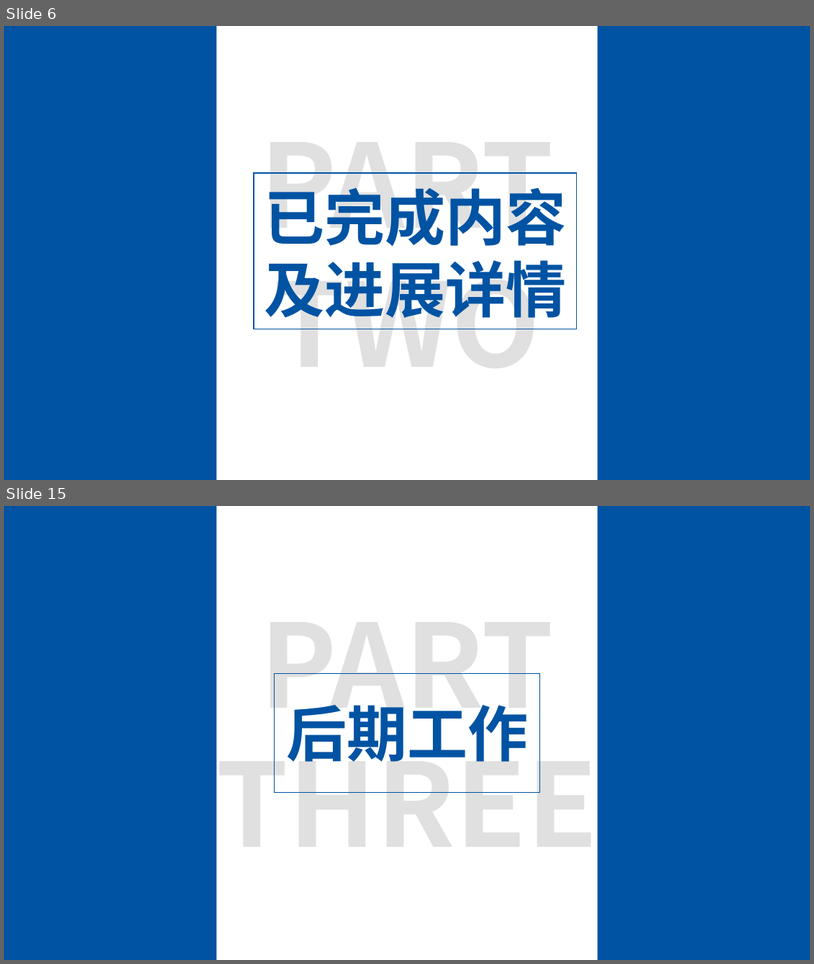
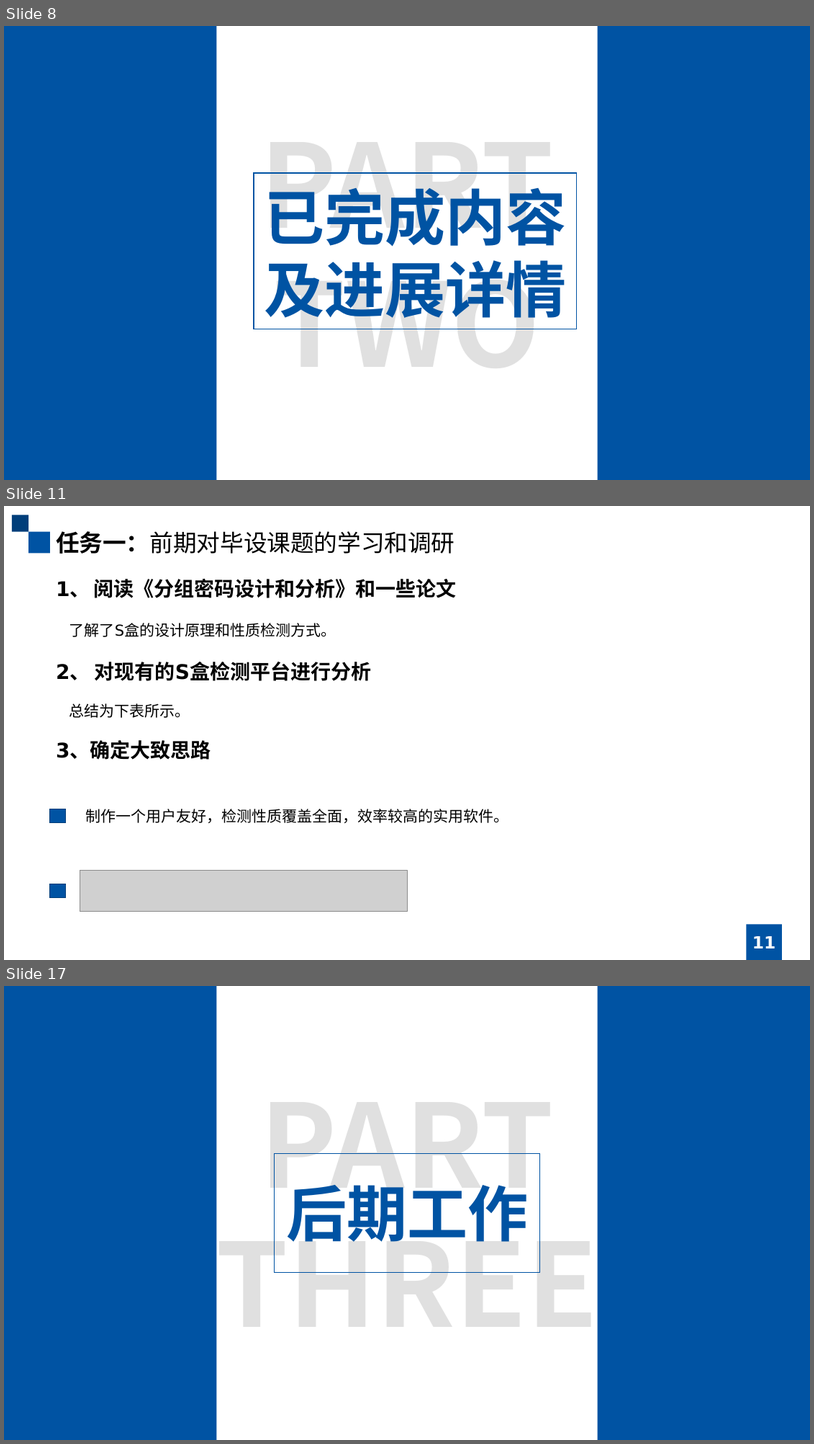
Before and after one commit to GRHun/SBoxDetection, a slide deck: doc/中期答辩.pptx. Shown one above the other, each under a label of ours: slides 6 and 15 before the commit, slides 8, 11 and 17 after it; the slides between them are not shown. The pictures are 814x964 and 814x1444 pixels, drawn with LibreOffice and Linux fonts; fonts in the diff are those of the drawing; grey boxes stand for pictures. Boxes give left, top, right and bottom in pixels: in the first picture for what was removed or moved away, otherwise in the second. Text is boxed around its words. In the diff, an @@ line names an element or a change of style, - is before the commit and + after.

```diff
--- a/doc/中期答辩.pptx
+++ b/doc/中期答辩.pptx
@@ slide 11 added at [4,506,810,960], background #FFFFFF @@
@@ rectangle added at [12,515,28,532], fill #003E7A @@
@@ rectangle added at [28,531,50,553], fill #0053A3 @@
@@ text added at [56,531,455,554], 28 pt, text #000000 @@
+任务一：前期对毕设课题的学习和调研
@@ text added at [56,579,457,759], 24 pt, text #000000, bold @@
+1、 阅读《分组密码设计和分析》和一些论文
+了解了S盒的设计原理和性质检测方式。
+2、 对现有的S盒检测平台进行分析
+总结为下表所示。
+3、确定大致思路
@@ rectangle added at [50,809,65,823], fill #0053A3, outline #003D79 1 pt @@
@@ text added at [85,808,509,823], 18 pt, text #000000 @@
+制作一个用户友好，检测性质覆盖全面，效率较高的实用软件。
@@ picture added at [80,870,407,911] @@
@@ rectangle added at [50,884,65,898], fill #0053A3, outline #003D79 1 pt @@
@@ rectangle added at [747,924,782,960], fill #0053A3 @@
@@ page number added at [753,936,776,948], 20 pt, text #FFFFFF, bold @@
+11
@@ what was slide 6 is now slide 8 @@
@@ what was slide 15 is now slide 17 @@
```
Also in this commit, not shown: 8 slides changed, 4 other slides added, 3 slides removed, 7 other files.
